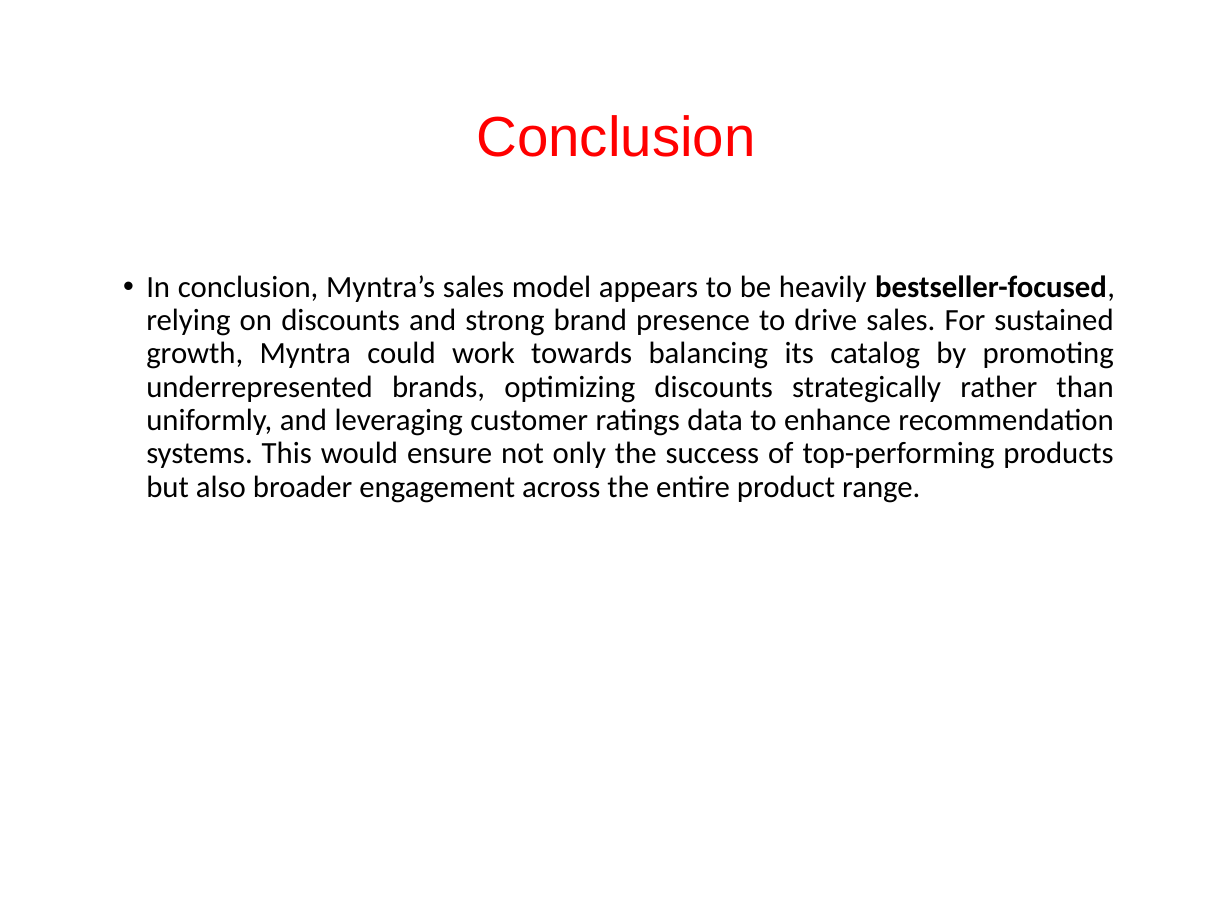
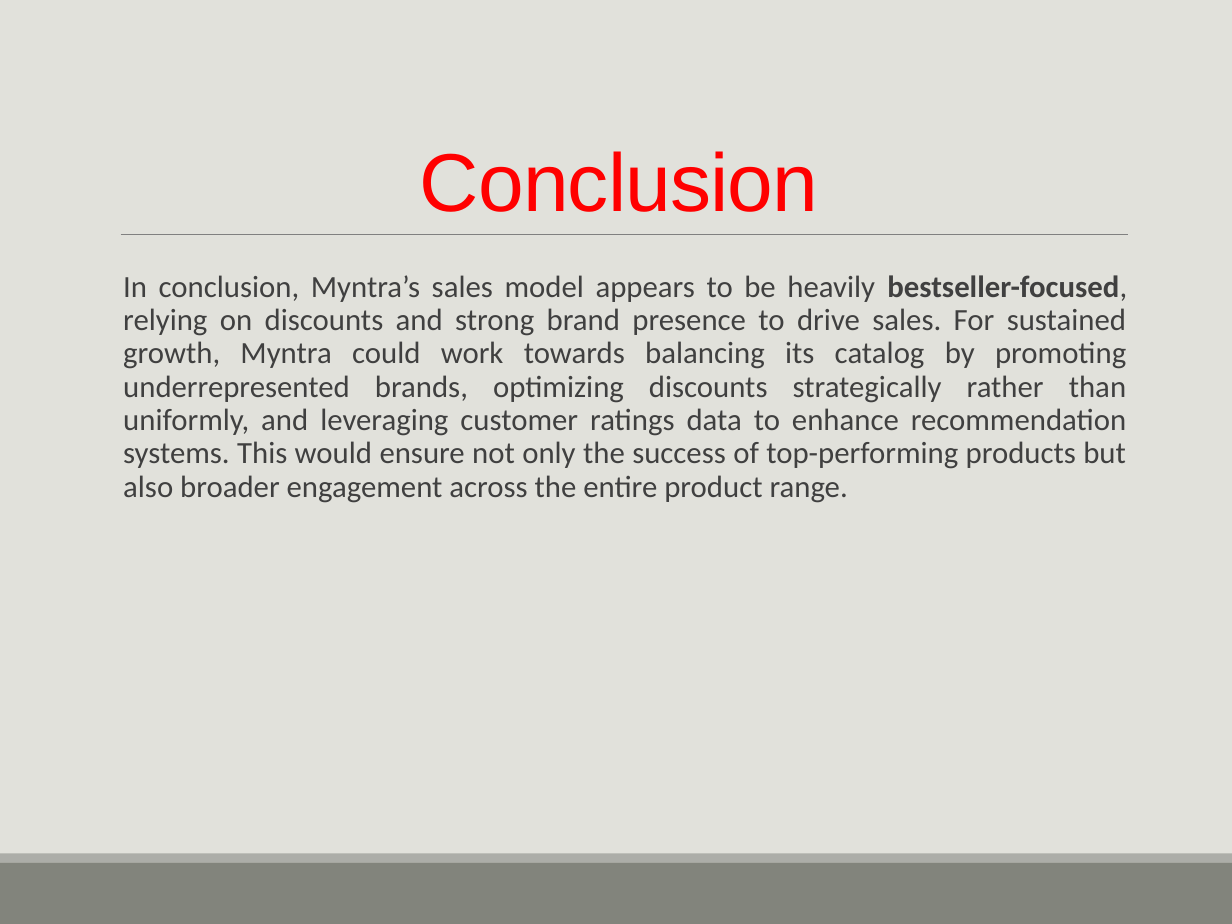
Before and after one commit to srinija1111/BigDataAnalytics, a slide deck: slide 11 of 7. Myntra Sales Analysis(Mini Project)/myntra sales ppt.pptx (slide 13 before the commit). Drawn at 1232x924 pixels with LibreOffice and Linux fonts; fonts in the diff are those of the drawing. Boxes give left, top, right and bottom in pixels: in the first picture for what was removed or moved away, otherwise in the second. Text is boxed around its words. In the diff, an @@ line names an element or a change of style, - is before the commit and + after.

```diff
--- a/7. Myntra Sales Analysis(Mini Project)/myntra sales ppt.pptx
+++ b/7. Myntra Sales Analysis(Mini Project)/myntra sales ppt.pptx
@@ background #FFFFFF to #E1E1DB @@
@@ title "Conclusion": place and size @@
-title "Conclusion" at (476,115,755,157)
+title "Conclusion" at (420,151,818,212)
@@ title "Conclusion" at (420,151,818,212): size 33 to 48 pt, letter spacing 0 to -0.5 pt; line spacing 0.9 to 0.85; vertical alignment middle to bottom @@
@@ line added from (121, 234) to (1127, 234), #808080 0.5 pt @@
@@ text "In conclusion, Myntra’s sales model ..." at (123,275,1127,503): text colour #000000 to #404040; bullet • to  ; more space between paragraphs @@
@@ rectangle added at (0,862,1232,924), fill #82847C @@
@@ rectangle added at (0,854,1232,862), fill #ACADA8 @@
```
Also in this commit, not shown: 10 other slides changed, 2 slides removed.
